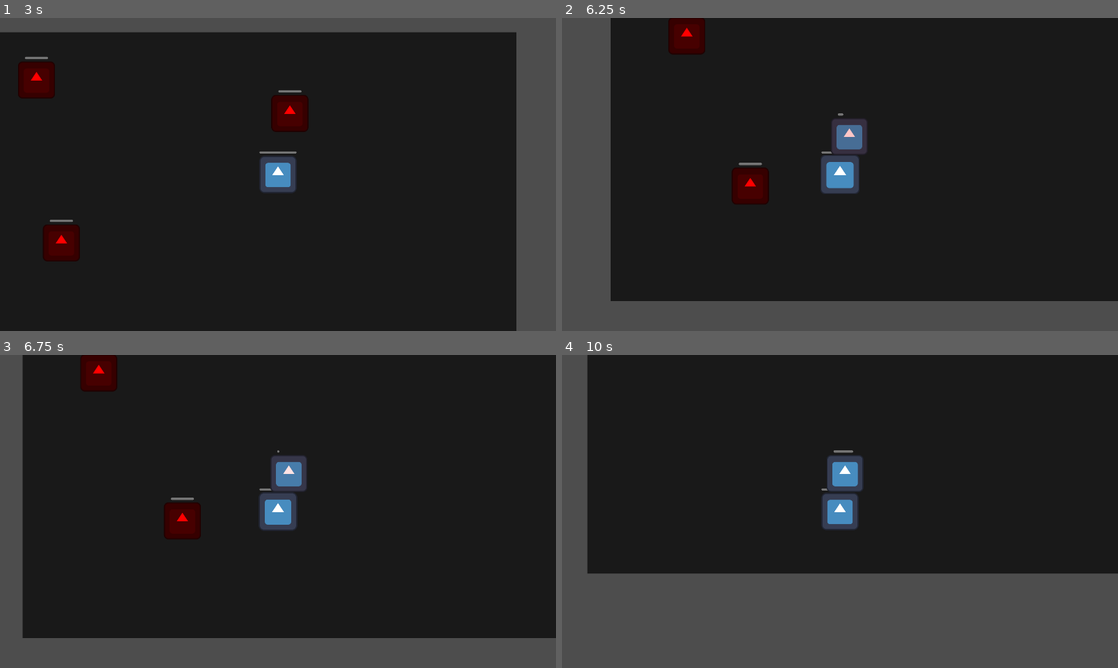
Above: before the commit, frames 1-4 (two rows, left to right).
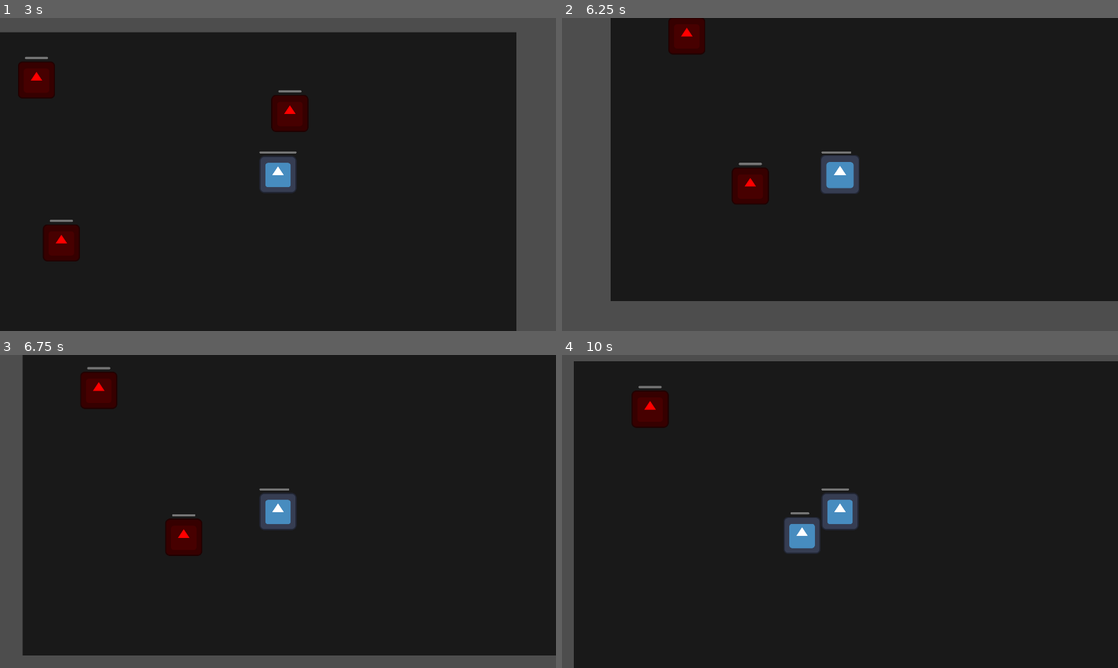
Above: after the commit, the same moments.

Repository: akuidox/RogueLiteUO
Game: Godot game, scene res://hub.tscn
The game is run twice, just before and just after one commit, with the same random seed, the same clock (stepped at 60 frames per second) and the same inputs. The engine's default icon, where the game draws it, is replaced by a stand-in: a white triangle on a blue panel in a dark square.
Inputs (mouse positions are in pixels of both pictures, inside the frame that each line leads up to):
- Up to frame 1 (3 s): tap Enter at 0.5 s; move the mouse to (400, 158) at 0.52 s; press the mouse at (400, 158) at 0.53 s; hold D (move_right) 0.53-1.28 s; tap E (interact) at 0.8, 1.35, 2.3, 2.85 s; move the mouse to (166, 190) at 1.27 s; release the mouse at (166, 190) at 1.28 s; hold S (move_down) 1.28-2.03 s; click (166, 190) at 1.55 s; move the mouse to (333, 105) at 2.02 s; press the mouse at (333, 105) at 2.03 s; hold D (move_right) 2.03-2.78 s; move the mouse to (250, 237) at 2.77 s; release the mouse at (250, 237) at 2.78 s; hold W (move_up) from 2.78 s (still down)
- Up to frame 2 (6.25 s): click (812, 237) at 3.05 s; move the mouse to (1006, 221) at 3.52 s; release W (move_up) at 3.53 s; press the mouse at (1006, 221) at 3.53 s; hold A (move_left) 3.53-5.03 s; tap E (interact) at 3.8, 4.35, 5.3, 5.85 s; move the mouse to (673, 127) at 4.27 s; release the mouse at (673, 127) at 4.28 s; click (673, 127) at 4.55 s; move the mouse to (867, 174) at 5.02 s; press the mouse at (867, 174) at 5.03 s; hold S (move_down) 5.03-5.78 s; move the mouse to (756, 96) at 5.77 s; release the mouse at (756, 96) at 5.78 s; hold D (move_right) from 5.78 s (still down); click (756, 96) at 6.05 s
- Up to frame 3 (6.75 s): move the mouse to (400, 495) at 6.52 s; release D (move_right) at 6.53 s; press the mouse at (400, 495) at 6.53 s; hold W (move_up) from 6.53 s (still down)
- Up to frame 4 (10 s): tap E (interact) at 6.8, 7.35, 8.3, 8.85, 9.8 s; move the mouse to (728, 527) at 7.27 s; release W (move_up) at 7.28 s; release the mouse at (728, 527) at 7.28 s; hold D (move_right) 7.28-8.03 s; click (728, 527) at 7.55 s; move the mouse to (895, 442) at 8.02 s; press the mouse at (895, 442) at 8.03 s; hold S (move_down) 8.03-8.78 s; move the mouse to (812, 574) at 8.77 s; release the mouse at (812, 574) at 8.78 s; hold A (move_left) 8.78-9.53 s; click (812, 574) at 9.05 s; move the mouse to (1006, 558) at 9.52 s; press the mouse at (1006, 558) at 9.53 s; hold W (move_up) from 9.53 s (still down)

Frame 1 is identical in both runs. In frame 2, 0.7% of the frame differs, in the area x 48-55%, y 30-44%; in frame 3, 7.8%; in frame 4, 36%, in the area x 2-100%, y 0-100%.

Commit message:
Simplify archetype system for friend playtest
PlayerController.gd:
- Remove skill randomization (commented out for future use)
- Set fixed skills: Warrior=100 combat, Mage=100 magic, Support=100 support
- Clearer labels: MELEE, RANGED, SUPPORT
- No confusing stat variance between runs

Portal.gd:
- Remove randomize_skills() call when entering dungeon
- Skills now consistent per archetype

SkillDisplayUI.gd:
- Hide skill number labels (always 100/0/0 now)
- Show simplified archetype text: MELEE/RANGED/SUPPORT
- Color-code archetype name (red/cyan/green)
- Focus on HP, which is the meaningful stat

DESIGN DECISION: For friend playtest simplicity
- Archetypes are now just playstyles (not complex builds)
- Players understand immediately: "I'm melee" vs "I got 73 combat"
- Can re-enable randomization later for build variety
- Keeps code for future complexity

🤖 Generated with [Claude Code](https://claude.com/claude-code)

Co-Authored-By: Claude <noreply@anthropic.com>

Diff:
--- a/PlayerController.gd
+++ b/PlayerController.gd
@@ -65,37 +65,39 @@
 	setup_archetype(type)
 
 func setup_archetype(type: String):
+	# Simplified: Just define attack style and HP
 	match type:
-		"warrior":
-			skills["combat"] = 80
+		"warrior":  # MELEE
+			skills["combat"] = 100
 			skills["magic"] = 0
-			skills["support"] = 20
+			skills["support"] = 0
 			max_health = 150
-		"mage":
-			skills["combat"] = 20
-			skills["magic"] = 80
+		"mage":  # RANGED
+			skills["combat"] = 0
+			skills["magic"] = 100
 			skills["support"] = 0
 			max_health = 80
-		"support":
-			skills["combat"] = 30
-			skills["magic"] = 30
-			skills["support"] = 80
+		"support":  # SUPPORT (healing for co-op)
+			skills["combat"] = 0
+			skills["magic"] = 0
+			skills["support"] = 100
 			max_health = 100
 
 	current_health = max_health
 
-func randomize_skills():
-	# Randomiser les skills (appelé au portal)
-	match archetype:
-		"warrior":
-			skills["combat"] = randi_range(60, 100)
-			skills["support"] = randi_range(0, 40)
-		"mage":
-			skills["magic"] = randi_range(60, 100)
-			skills["support"] = randi_range(0, 40)
-		"support":
-			skills["support"] = randi_range(60, 100)
-			skills["combat"] = randi_range(20, 50)
+# COMMENTED OUT: Skill randomization removed for simplicity
+# Can re-enable later when we add build variety
+#func randomize_skills():
+#	match archetype:
+#		"warrior":
+#			skills["combat"] = randi_range(60, 100)
+#			skills["support"] = randi_range(0, 40)
+#		"mage":
+#			skills["magic"] = randi_range(60, 100)
+#			skills["support"] = randi_range(0, 40)
+#		"support":
+#			skills["support"] = randi_range(60, 100)
+#			skills["combat"] = randi_range(20, 50)
 
 func attack():
 	# Check cooldown
--- a/Portal.gd
+++ b/Portal.gd
@@ -56,11 +56,11 @@
 	if not player:
 		return
 
-	# Randomiser les skills du joueur
-	if player.has_method("randomize_skills"):
-		player.randomize_skills()
+	# SIMPLIFIED: No skill randomization
+	# Skills are now fixed per archetype for clarity
+	# (Can re-enable randomization later for build variety)
 
-	# Choisir un donjon aléatoire
+	# Choisir un dongeon aléatoire
 	var dungeons = dungeon_scenes[difficulty]
 	var chosen_dungeon = dungeons[randi() % dungeons.size()]
 
--- a/SkillDisplayUI.gd
+++ b/SkillDisplayUI.gd
@@ -71,29 +71,31 @@
 	if not player:
 		return
 
-	# Update archetype
-	archetype_label.text = player.archetype.to_upper()
+	# Update archetype with simplified display
+	var style_text = ""
+	match player.archetype:
+		"warrior":
+			style_text = "MELEE"
+			archetype_label.modulate = Color.RED
+		"mage":
+			style_text = "RANGED"
+			archetype_label.modulate = Color.CYAN
+		"support":
+			style_text = "SUPPORT"
+			archetype_label.modulate = Color.GREEN
+		_:
+			style_text = player.archetype.to_upper()
+			archetype_label.modulate = Color.WHITE
 
-	# Get skills
-	var skills = player.skills
-	var combat = skills.get("combat", 0)
-	var magic = skills.get("magic", 0)
-	var support_skill = skills.get("support", 0)
+	archetype_label.text = style_text
 
-	# Find highest skill pour color-coding
-	var highest = max(combat, magic, support_skill)
+	# SIMPLIFIED: Hide skill numbers (always 100/0/0 now)
+	# Just show the playstyle, not confusing numbers
+	combat_label.visible = false
+	magic_label.visible = false
+	support_label.visible = false
 
-	# Update labels avec color-coding
-	combat_label.text = "Combat: %d" % combat
-	combat_label.modulate = Color.GREEN if combat == highest and combat > 0 else Color.WHITE
-
-	magic_label.text = "Magic: %d" % magic
-	magic_label.modulate = Color.GREEN if magic == highest and magic > 0 else Color.WHITE
-
-	support_label.text = "Support: %d" % support_skill
-	support_label.modulate = Color.GREEN if support_skill == highest and support_skill > 0 else Color.WHITE
-
-	# Update health
+	# Update health - this is the important stat
 	health_label.text = "HP: %d / %d" % [player.current_health, player.max_health]
 
 	# Color health based on percentage
